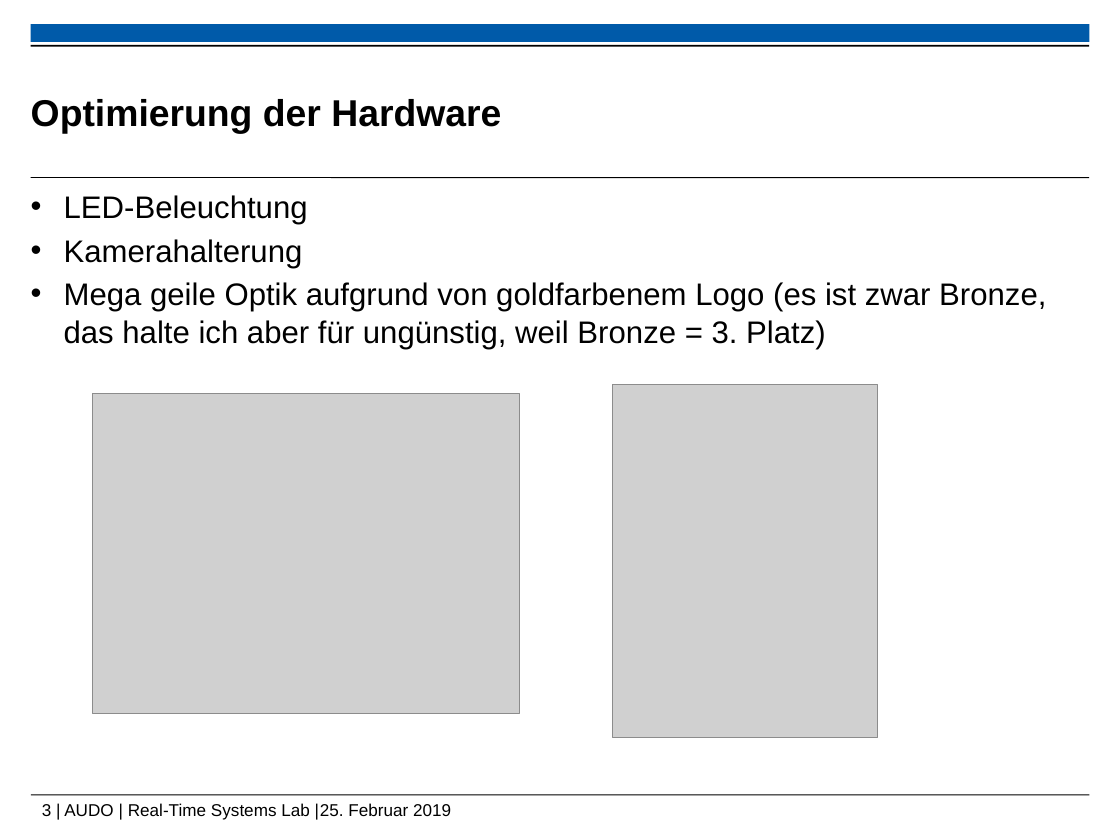
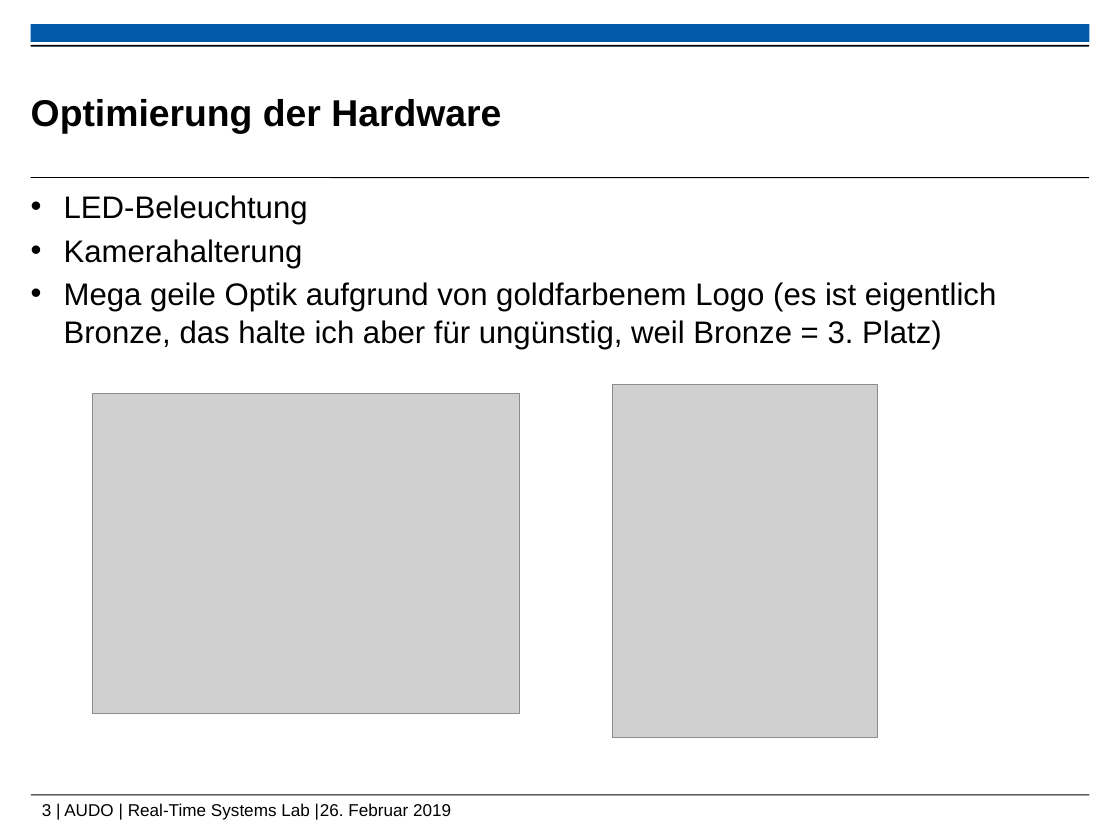
Before and after one commit to ramona3300/AUDO, a slide deck: slide 3 of Dokumente/Präsentationen/Abschlusspräsentation.pptx. Drawn at 1120x840 pixels with LibreOffice and Linux fonts; fonts in the diff are those of the drawing; grey boxes stand for pictures; background and template pictures are left out. Boxes give left, top, right and bottom in pixels: in the first picture for what was removed or moved away, otherwise in the second. Text is boxed around its words. In the diff, an @@ line names an element or a change of style, - is before the commit and + after.

```diff
--- a/Dokumente/Präsentationen/Abschlusspräsentation.pptx
+++ b/Dokumente/Präsentationen/Abschlusspräsentation.pptx
@@ text at [64, 282, 997, 349]: text changed @@
-• Mega geile Optik aufgrund von goldfarbenem Logo (es ist zwar Bronze, das halte ich aber für ungünstig, weil Bronze = 3. Platz)
+• Mega geile Optik aufgrund von goldfarbenem Logo (es ist eigentlich Bronze, das halte ich aber für ungünstig, weil Bronze = 3. Platz)
@@ text at [42, 803, 451, 820]: text changed @@
-3 | AUDO | Real-Time Systems Lab |25. Februar 2019
+3 | AUDO | Real-Time Systems Lab |26. Februar 2019
```
Also in this commit, not shown: 3 other slides changed.
